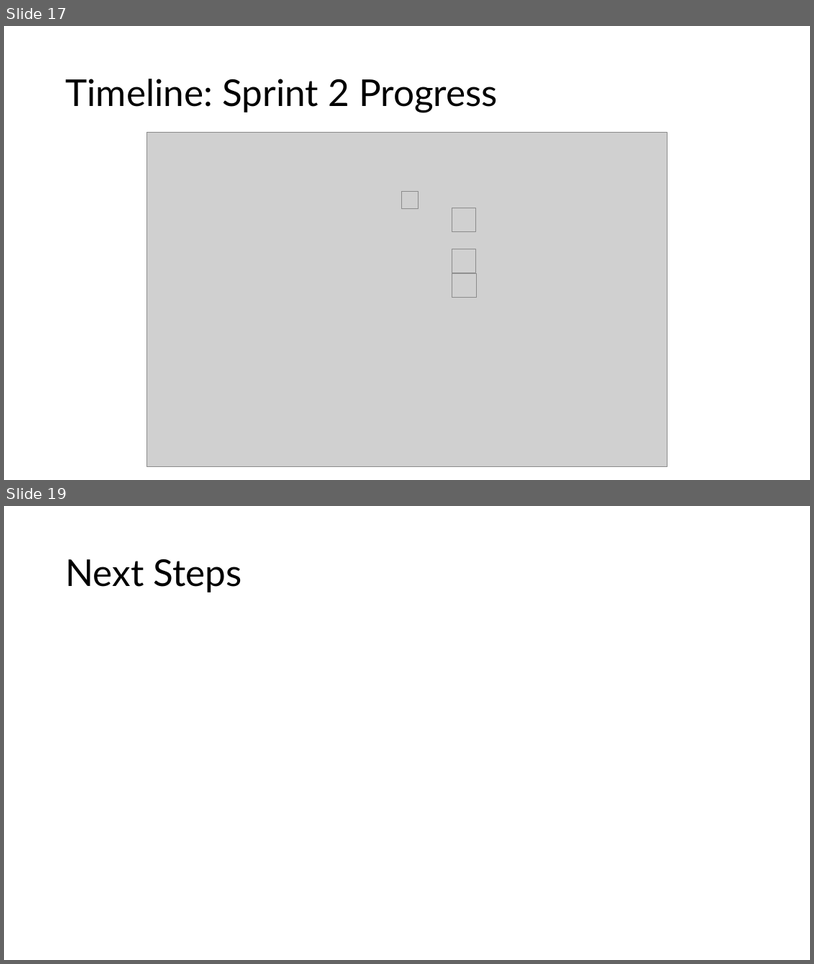
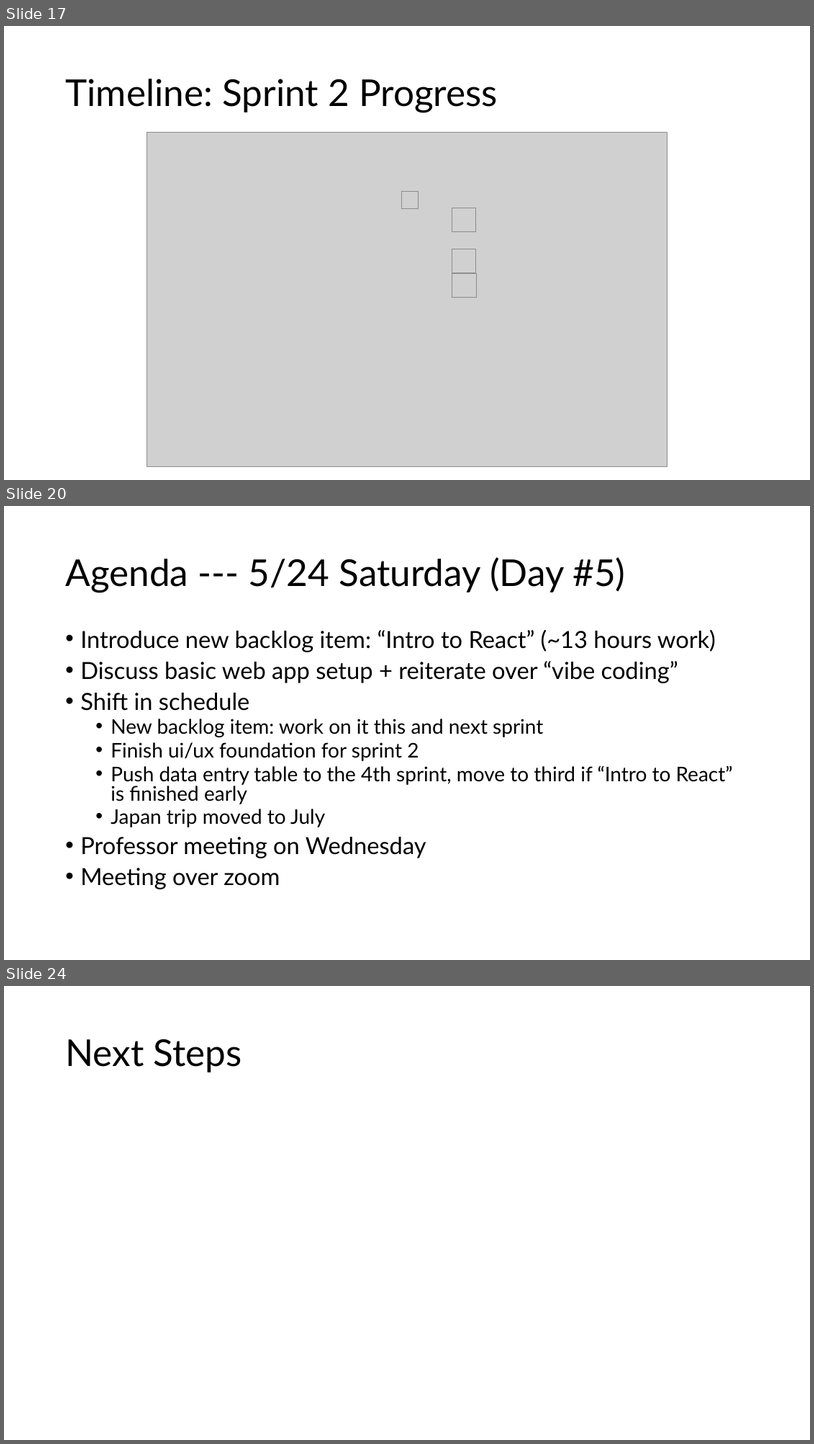
Before and after one commit to GregT7/PlanGauge, a slide deck: project_journal/standup/sprint2_standup.pptx. Shown one above the other, each under a label of ours: slides 17 and 19 before the commit, slides 17, 20 and 24 after it; the slides between them are not shown. The pictures are 814x964 and 814x1444 pixels, drawn with LibreOffice and Linux fonts; fonts in the diff are those of the drawing; grey boxes stand for pictures. Boxes give left, top, right and bottom in pixels: in the first picture for what was removed or moved away, otherwise in the second. Text is boxed around its words. In the diff, an @@ line names an element or a change of style, - is before the commit and + after.

Commit message:
added professional meeting summary to project journal with a .md file and the presentation used to discuss progress

```diff
--- a/project_journal/standup/sprint2_standup.pptx
+++ b/project_journal/standup/sprint2_standup.pptx
@@ slide 20 added at (4, 506, 810, 960), background #FFFFFF @@
@@ title added at (65, 557, 625, 592), 44 pt, text #000000 @@
+Agenda --- 5/24 Saturday (Day #5)
@@ text added at (80, 630, 733, 889), 24 pt, text #000000 @@
+• Introduce new backlog item: “Intro to React” (~13 hours work)
+• Discuss basic web app setup + reiterate over “vibe coding”
+• Shift in schedule
+  • New backlog item: work on it this and next sprint
+  • Finish ui/ux foundation for sprint 2
+  • Push data entry table to the 4th sprint, move to third if “Intro to React” is finished early
+  • Japan trip moved to July
+• Professor meeting on Wednesday
+• Meeting over zoom
@@ what was slide 19 is now slide 24 @@
```
Also in this commit, not shown: 3 slides changed, 4 other slides added, 2 other files.
